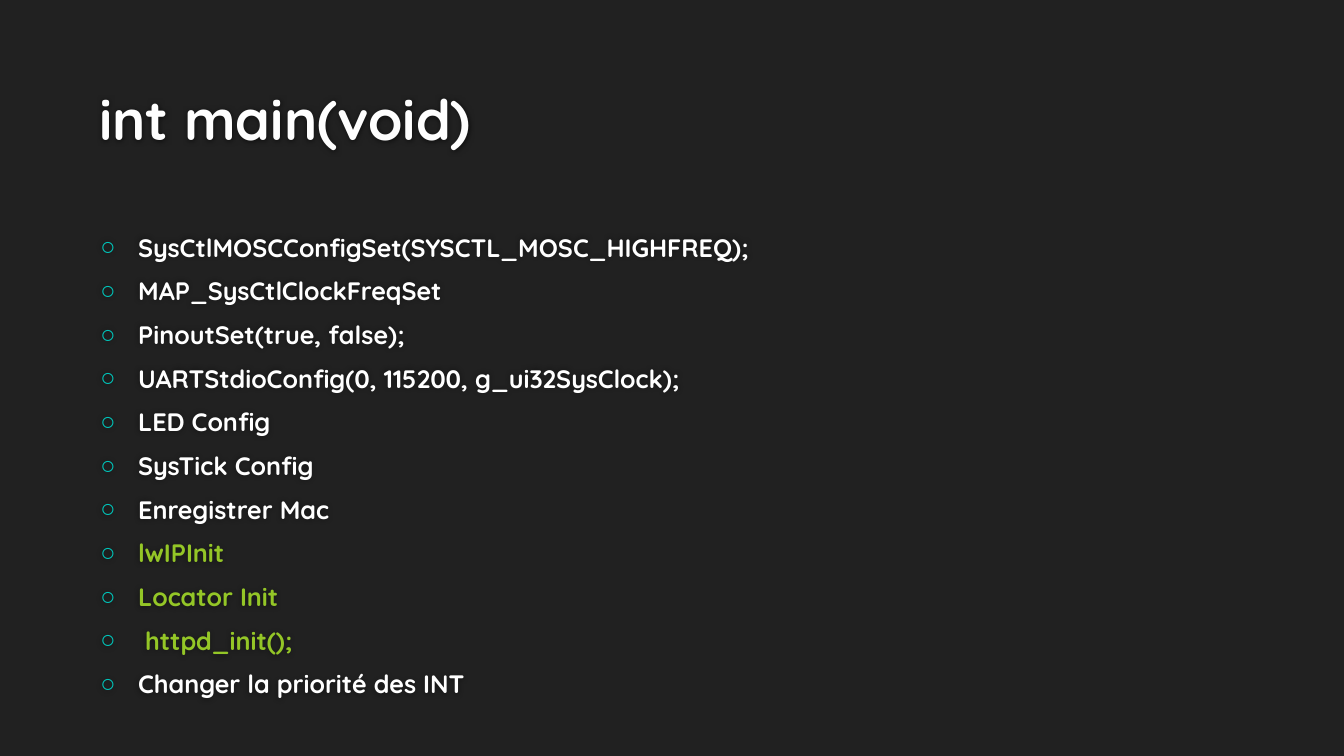
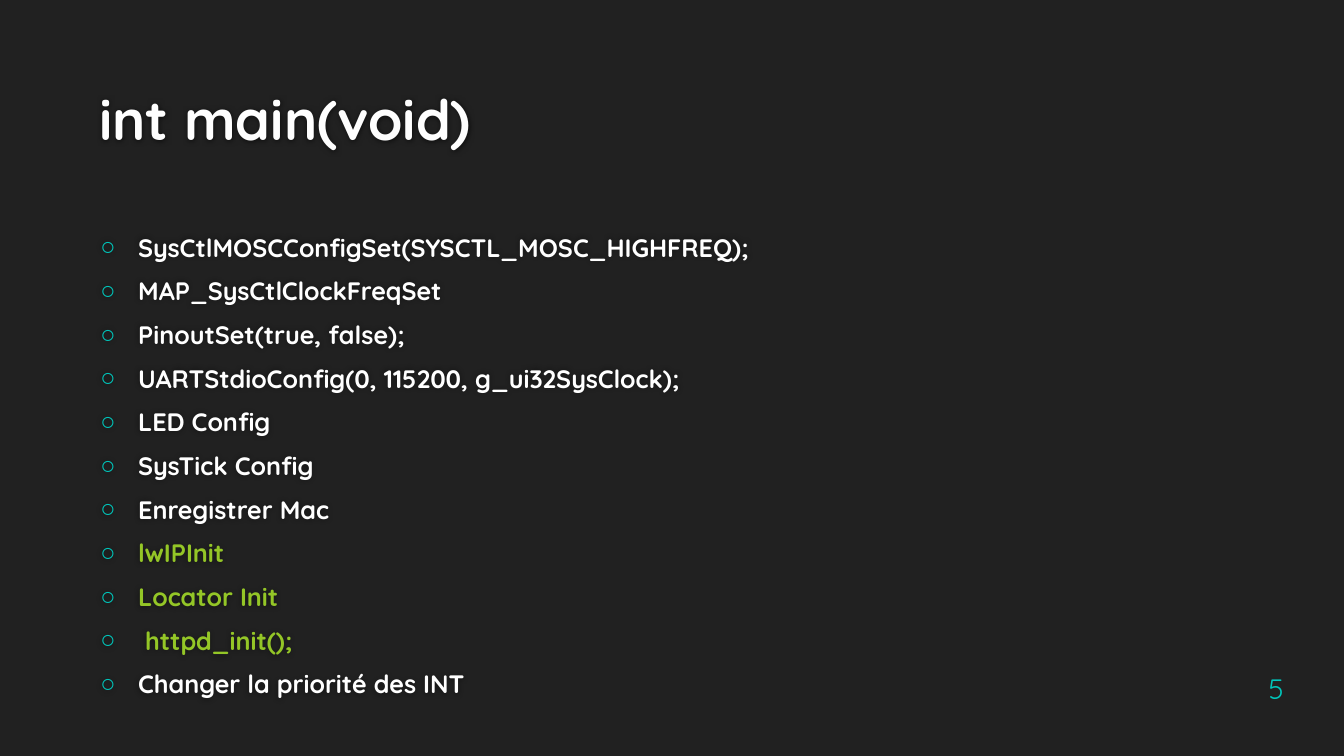
Before and after one commit to Jing2333/Cassiopee, a slide deck: slide 5 of Livrables/LwIP pour TIVA-C.pptx. Drawn at 1344x756 pixels with LibreOffice and Linux fonts; fonts in the diff are those of the drawing; background and template pictures are left out. Boxes give left, top, right and bottom in pixels: in the first picture for what was removed or moved away, otherwise in the second. Text is boxed around its words. In the diff, an @@ line names an element or a change of style, - is before the commit and + after.

```diff
--- a/Livrables/LwIP pour TIVA-C.pptx
+++ b/Livrables/LwIP pour TIVA-C.pptx
@@ page number added at (1269, 679, 1284, 699), 20 pt, text #00C6BB @@
+5
```
Also in this commit, not shown: 4 other slides changed, 2 slides added, 1 slide removed.
